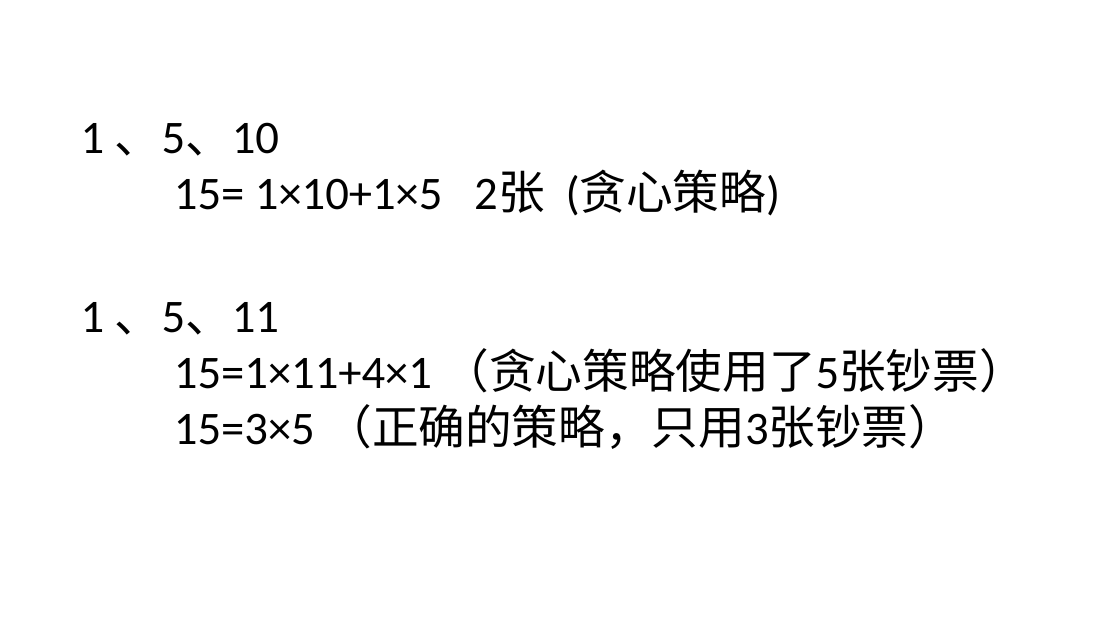
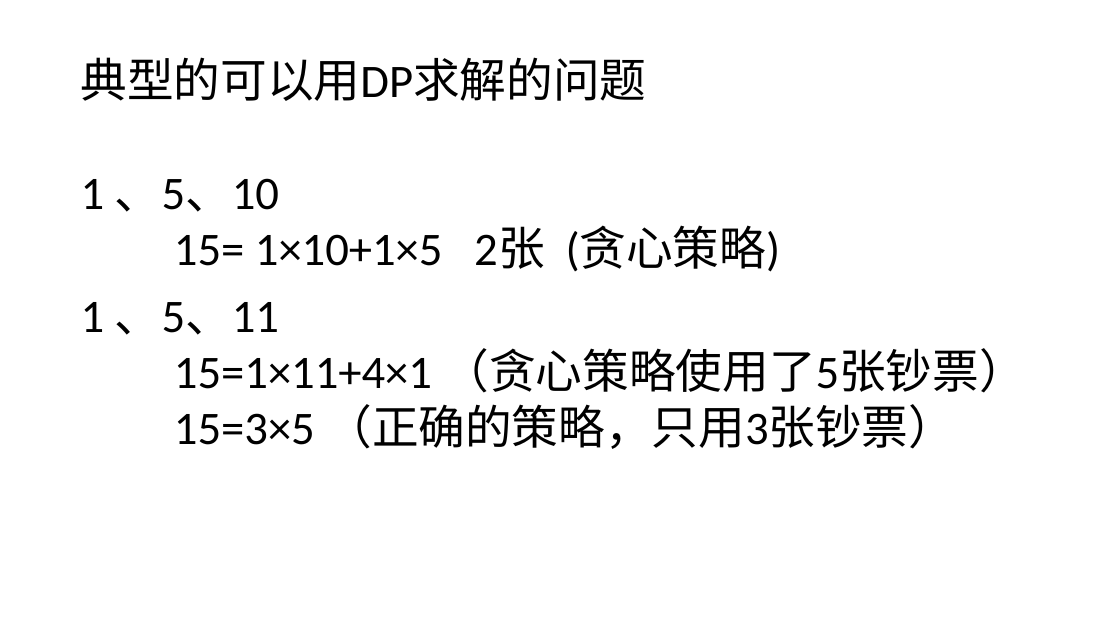
Before and after one commit to goodluck4s/notebook, a slide deck: slide 2 of 笔记/小算法.pptx (slide 1 before the commit). Drawn at 1120x630 pixels with LibreOffice and Linux fonts; fonts in the diff are those of the drawing. Boxes give left, top, right and bottom in pixels: in the first picture for what was removed or moved away, otherwise in the second. Text is boxed around its words. In the diff, an @@ line names an element or a change of style, - is before the commit and + after.

```diff
--- a/笔记/小算法.pptx
+++ b/笔记/小算法.pptx
@@ text at bbox=[81, 57, 647, 101]: paragraph added @@
+典型的可以用DP求解的问题
```
Also in this commit, not shown: 3 other slides changed, 3 slides added, 13 slides removed.
